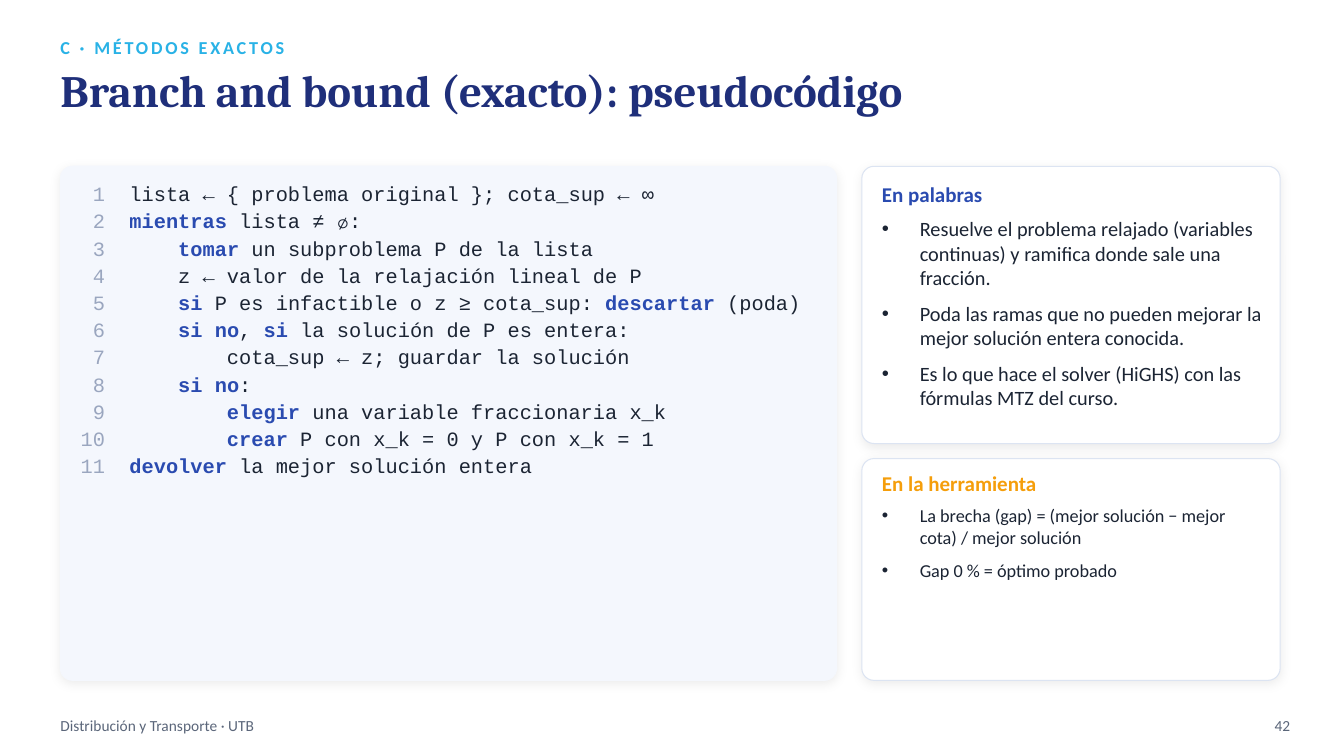
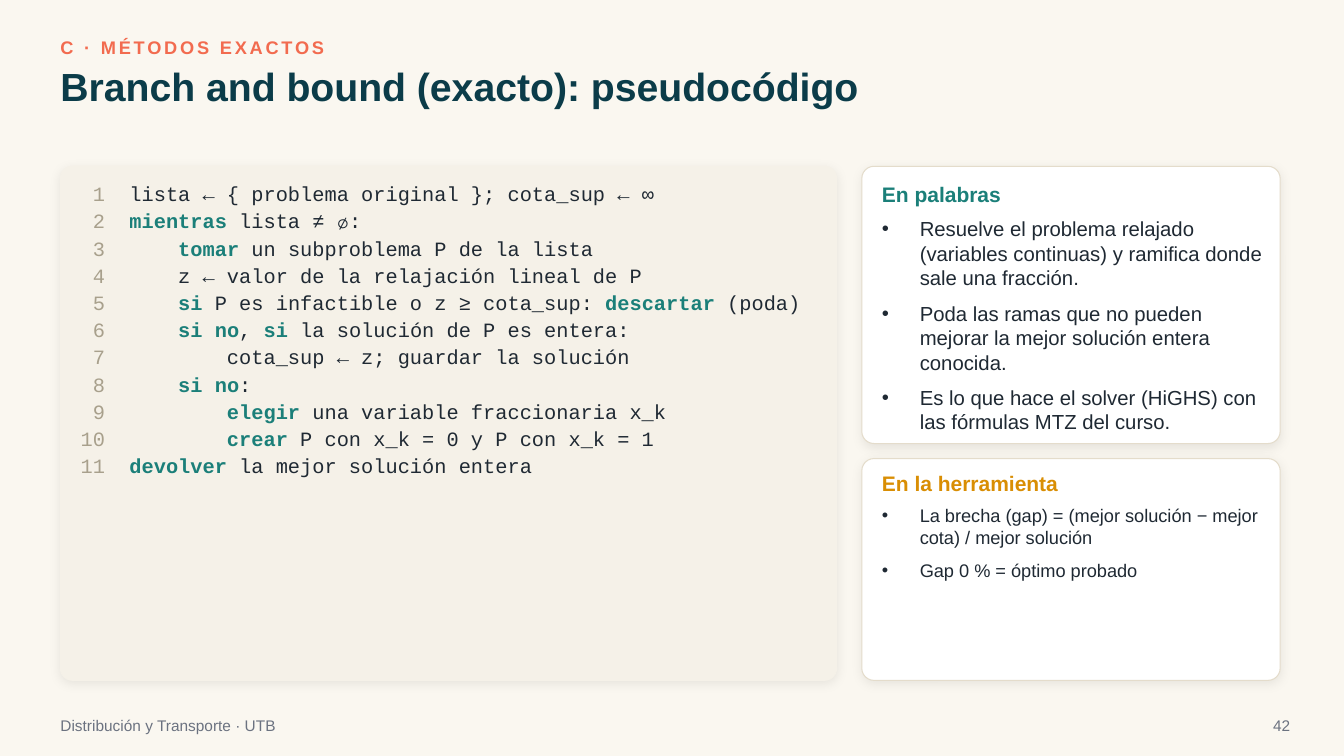
Before and after one commit to sebastianslg/grafosapp, a slide deck: slide 42 of Exposicion_Ruteo_de_Vehiculos.pptx. Drawn at 1344x756 pixels with LibreOffice and Linux fonts; fonts in the diff are those of the drawing. Boxes give left, top, right and bottom in pixels: in the first picture for what was removed or moved away, otherwise in the second. Text is boxed around its words. In the diff, an @@ line names an element or a change of style, - is before the commit and + after.

```diff
--- a/Exposicion_Ruteo_de_Vehiculos.pptx
+++ b/Exposicion_Ruteo_de_Vehiculos.pptx
@@ background #FFFFFF to #FAF7F0 @@
@@ text "C · MÉTODOS EXACTOS" at [60,40,324,54]: font Calibri to Arial, text colour #29B2E6 to #F26B4F @@
@@ text "Branch and bound (exacto): pseudocódigo" at [60,72,858,109]: size 32 to 28 pt, font Cambria to Arial, text colour #1F2F7A to #0B3C49 @@
@@ rounded rectangle at [60,166,837,681]: fill #F4F7FD to #F5F1E8; outline #F4F7FD 0.75 pt to #F5F1E8 0.75 pt @@
@@ rounded rectangle at [862,166,1280,444]: outline #DCE4F2 0.75 pt to #E4DCCB 0.75 pt @@
@@ text "En palabras" at [882,186,1001,206]: font Calibri to Arial, text colour #2A4BB0 to #1B7F79 @@
@@ text "1 lista ← { problema ..." at [93,187,800,478]: text colour #9AA6BF to #A8A08C in "1", "2", "3", "4" and 7 more places; text colour #1B2433 to #1F2933 in "lista ← { problema original }; cota_sup ...", "lista ≠ ∅:", "un subproblema P de la lista", "z ← valor de la relajación lineal ..." and 7 more places; text colour #2A4BB0 to #1B7F79 in "mientras", "tomar", "si descartar", "si no, si" and 4 more places @@
@@ text "Resuelve el problema relajado (variables ..." at [920,221,1261,430]: font Calibri to Arial, text colour #1B2433 to #1F2933 @@
@@ rounded rectangle at [862,459,1280,681]: outline #DCE4F2 0.75 pt to #E4DCCB 0.75 pt @@
@@ text "En la herramienta" at [882,475,1058,492]: font Calibri to Arial, text colour #F59E0B to #D98E04 @@
@@ text "La brecha (gap) = (mejor ..." at [920,508,1257,581]: font Calibri to Arial, text colour #1B2433 to #1F2933 @@
@@ text "Distribución y Transporte · UTB" at [60,719,276,734]: font Calibri to Arial, text colour #5B667A to #6B7280 @@
@@ text "42" at [1273,720,1290,731]: font Calibri to Arial, text colour #5B667A to #6B7280 @@
```
Also in this commit, not shown: 57 other slides changed, 1 other file.
